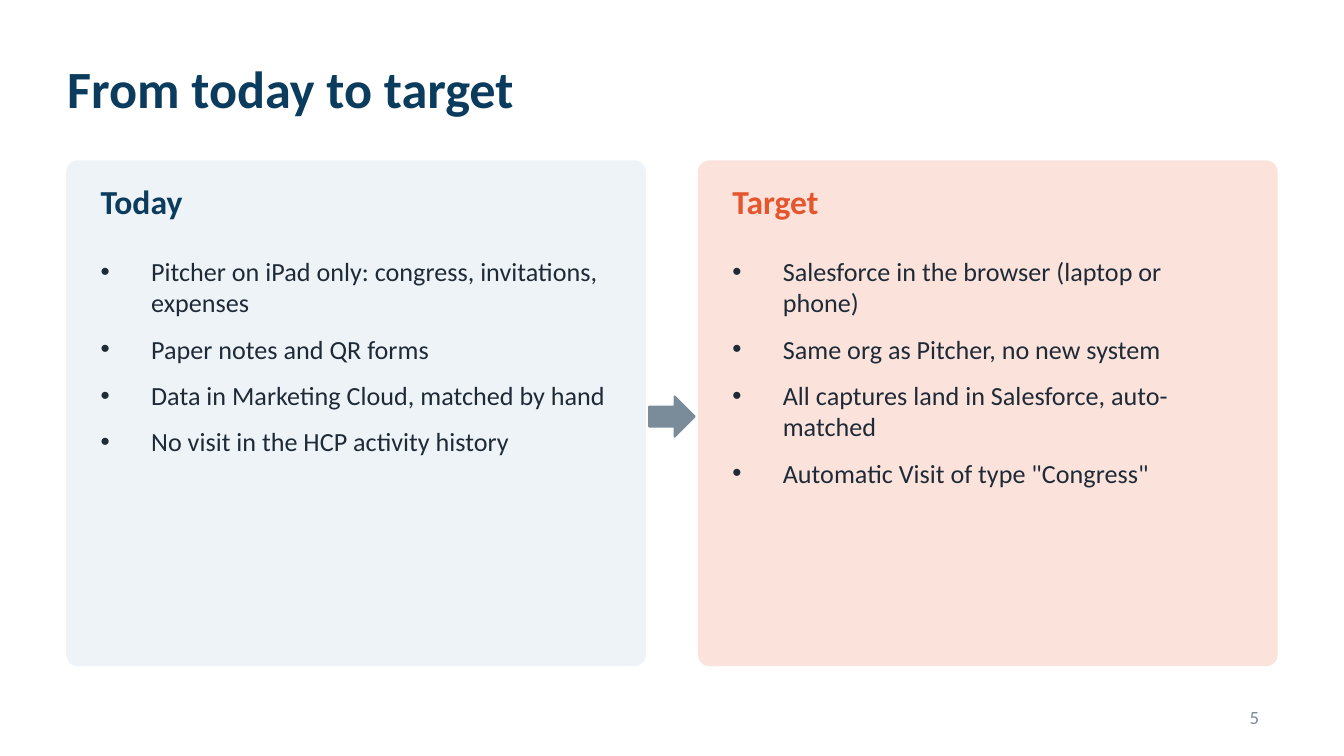
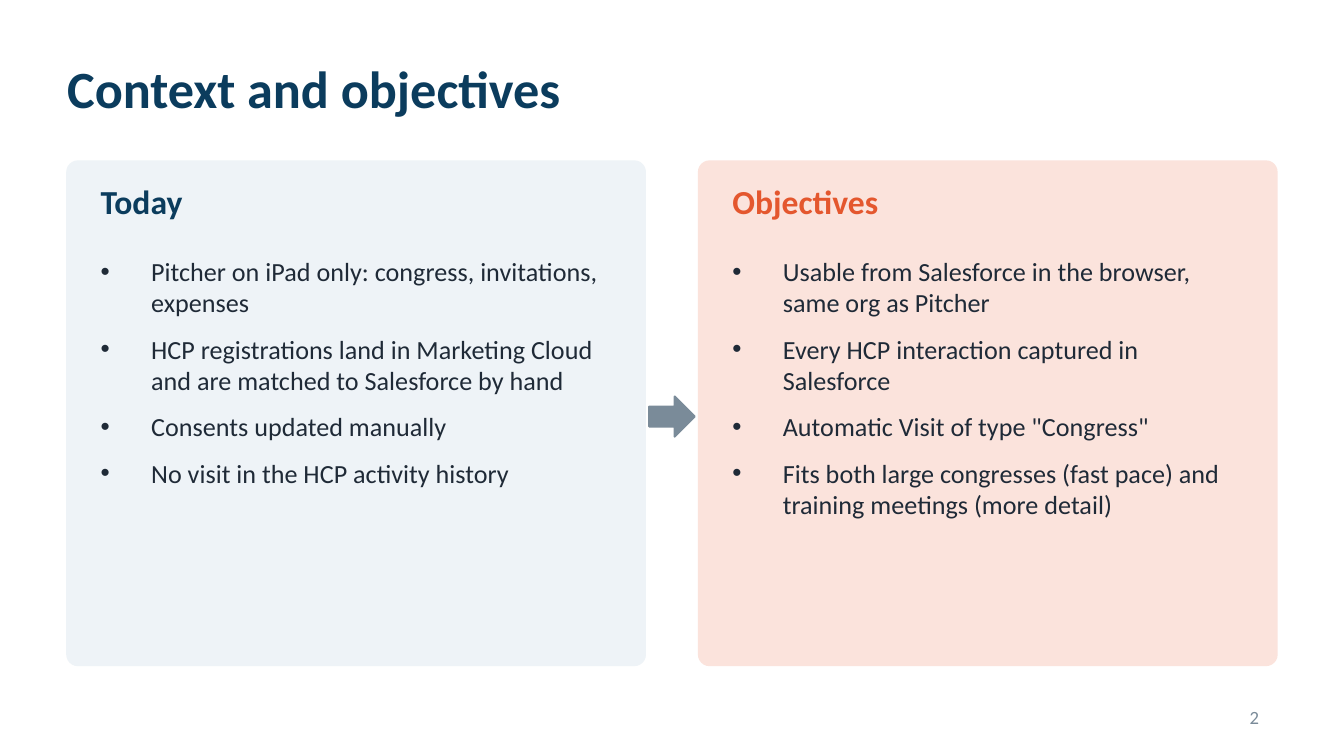
Before and after one commit to patrik8585/claude, a slide deck: slide 2 of slides/France_CBU_Congress_Solution.pptx (slide 5 before the commit). Drawn at 1344x756 pixels with LibreOffice and Linux fonts; fonts in the diff are those of the drawing. Boxes give left, top, right and bottom in pixels: in the first picture for what was removed or moved away, otherwise in the second. Text is boxed around its words. In the diff, an @@ line names an element or a change of style, - is before the commit and + after.

```diff
--- a/slides/France_CBU_Congress_Solution.pptx
+++ b/slides/France_CBU_Congress_Solution.pptx
@@ title at (67, 71, 560, 117): text changed @@
-From today to target
+Context and objectives
@@ text at (732, 190, 878, 220): text changed @@
-Target
+Objectives
@@ text at (783, 263, 1190, 390): text changed @@
-• Salesforce in the browser (laptop or phone)
-• Same org as Pitcher, no new system
-• All captures land in Salesforce, auto-matched
+• Usable from Salesforce in the browser, same org as Pitcher
+• Every HCP interaction captured in Salesforce
@@ text at (151, 341, 592, 441): text changed @@
-• Paper notes and QR forms
-• Data in Marketing Cloud, matched by hand
+• HCP registrations land in Marketing Cloud and are matched to Salesforce by hand
+• Consents updated manually
@@ text at (783, 464, 1219, 519): paragraph added @@
+• Fits both large congresses (fast pace) and training meetings (more detail)
@@ page number at (1250, 712, 1259, 724): text changed @@
-5
+2
```
Also in this commit, not shown: 8 other slides changed, 3 slides removed.
